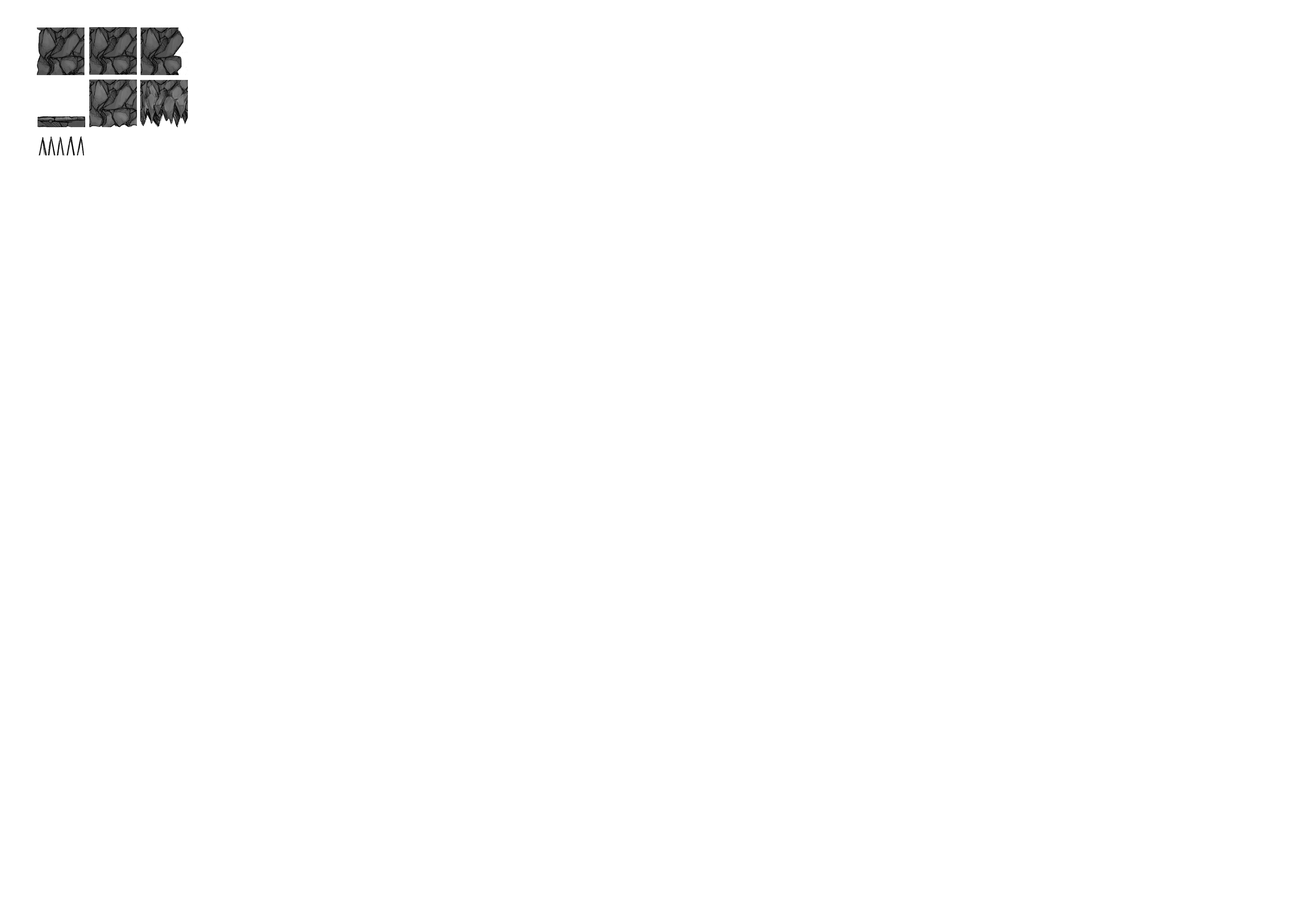
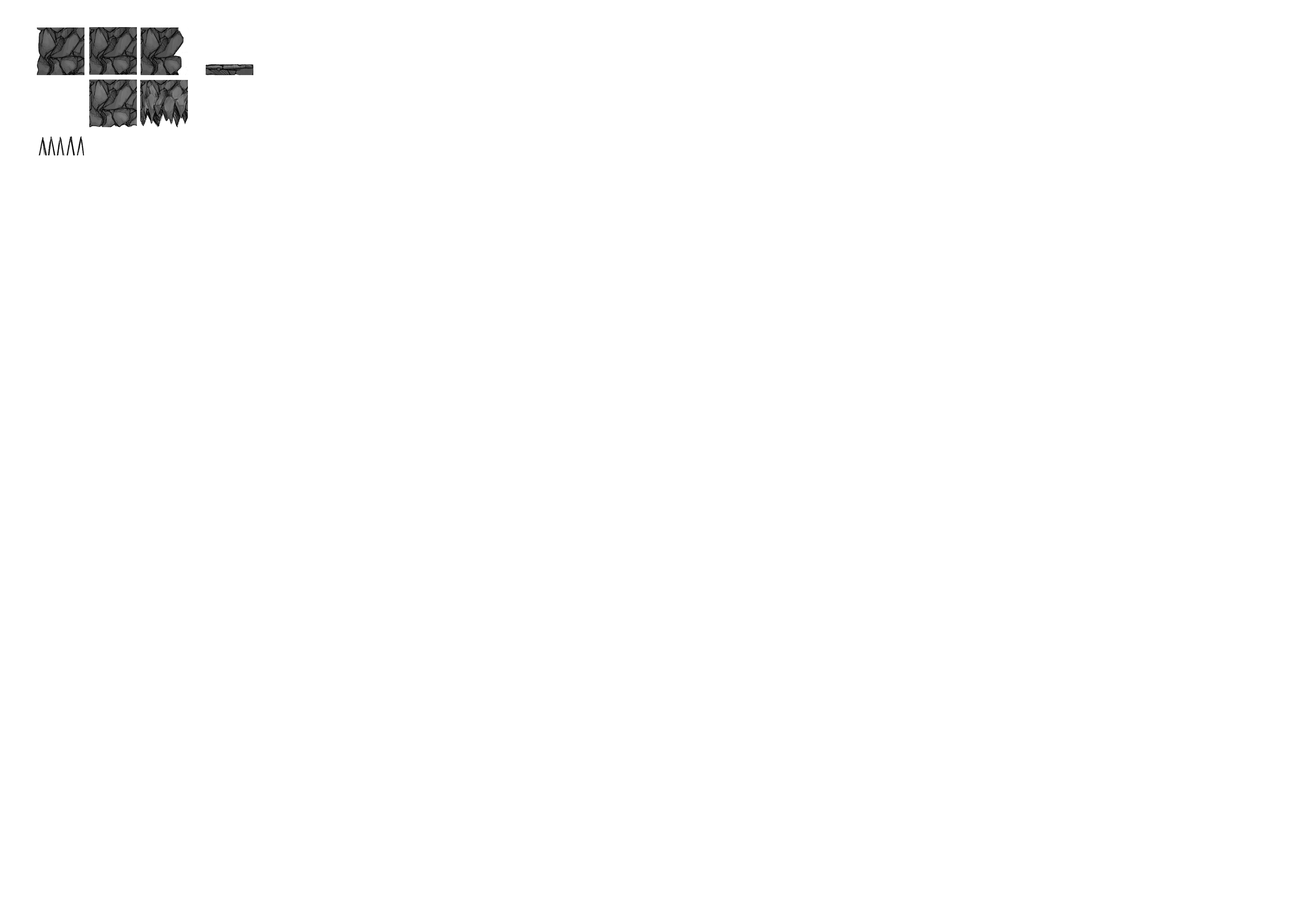
Layer changes from the first w=1305, h=922 image to the second:
moved "tile baldosa base 1" above "tile pared der", painted on it over 37, 64, 254, 128
